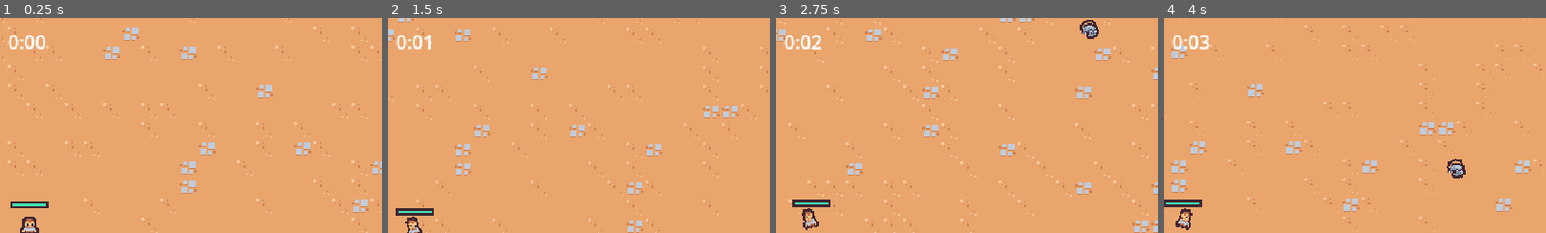
Above: before the commit, frames 1-4 (left to right).
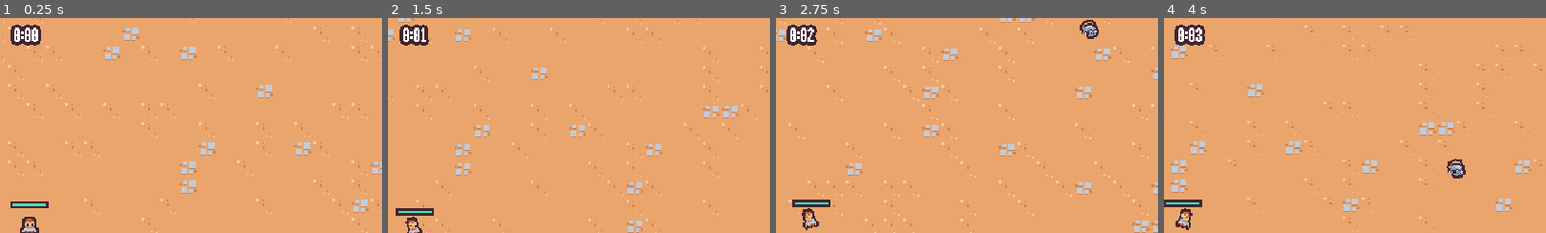
Above: after the commit, the same moments.

Repository: TinyTakinTeller/FirstGodotProject
Game: Godot game, scene res://scenes/main/main.tscn
Two runs of this game, one before a commit and one after it. Both use one fixed random seed, a clock stepped at 60 frames per second and the inputs below.
Inputs (mouse positions are % of the whole screen's width and height, from its top left):
- Up to frame 1 (0.25 s): no input
- Up to frame 2 (1.5 s): move the mouse to (72, 45) at 0.52 s; press the mouse at (72, 45) at 0.53 s; hold Right (move_right) 0.53-1.28 s; move the mouse to (30, 55) at 1.27 s; release the mouse at (30, 55) at 1.28 s; hold Down (move_down) from 1.28 s (still down); click (30, 55) at 1.35 s
- Up to frame 3 (2.75 s): move the mouse to (60, 28) at 2.02 s; release Down (move_down) at 2.03 s; press the mouse at (60, 28) at 2.03 s; hold Right (move_right) from 2.03 s (still down)
- Up to frame 4 (4 s): move the mouse to (45, 70) at 2.77 s; release Right (move_right) at 2.78 s; release the mouse at (45, 70) at 2.78 s; hold Up (move_up) 2.78-3.53 s; click (45, 70) at 2.85 s; move the mouse to (80, 65) at 3.52 s; press the mouse at (80, 65) at 3.53 s; hold Left (move_left) from 3.53 s (still down)
The pictures show only the part of the screen within x 46-96%, y 0-50%; the shares and areas given below are measured in that part.

The runs differ from the first frame. In frame 1, 0.8% of the frame differs, in the area x 2-12%, y 3-15%; in frame 2, 0.8%; in frame 3, 0.9%; in frame 4, 0.9%.

Commit message:
chapter 3.14 | custom font

Diff:
--- /dev/null
+++ b/assets/theme/theme.tres
@@ -0,0 +1,7 @@
+[gd_resource type="Theme" load_steps=2 format=3 uid="uid://dtryttgu7kj8c"]
+
+[ext_resource type="FontFile" uid="uid://dpisxmwvuk3cl" path="res://assets/theme/font/Rockboxcond12.ttf" id="1_ti4kr"]
+
+[resource]
+default_font = ExtResource("1_ti4kr")
+default_font_size = 16
--- a/project.godot
+++ b/project.godot
@@ -31,6 +31,10 @@
 
 version_control/plugin_name="GitPlugin"
 version_control/autoload_on_startup=true
+
+[gui]
+
+theme/custom="res://assets/theme/theme.tres"
 
 [input]
 
--- a/scenes/enviroment/experience_vial/experience_vial.gd
+++ b/scenes/enviroment/experience_vial/experience_vial.gd
@@ -31,7 +31,7 @@
 	self.collision_shape_2d.disabled = true
 
 
-func _on_area_entered(other_area: Area2D) -> void:
+func _on_area_entered(_other_area: Area2D) -> void:
 	Callable(self._disable_collision).call_deferred()
 
 	var tween = self.create_tween()
--- a/scenes/ui/arena_time_ui/arena_time_ui.tscn
+++ b/scenes/ui/arena_time_ui/arena_time_ui.tscn
@@ -18,5 +18,8 @@
 layout_mode = 2
 size_flags_horizontal = 4
 size_flags_vertical = 0
+theme_override_colors/font_outline_color = Color(0.247059, 0.14902, 0.192157, 1)
+theme_override_constants/outline_size = 10
+theme_override_constants/shadow_outline_size = 0
 text = "Time
 "
--- a/scenes/ui/upgrade_screen_ui/ability_upgrade_card/ability_upgrade_card.gd
+++ b/scenes/ui/upgrade_screen_ui/ability_upgrade_card/ability_upgrade_card.gd
@@ -3,8 +3,8 @@
 
 signal selected
 
-@onready var name_label: Label = $VBoxContainer/NameLabel
-@onready var description_label: Label = $VBoxContainer/DescriptionLabel
+@onready var name_label: Label = %NameLabel
+@onready var description_label: Label = %DescriptionLabel
 
 
 # Called when the node enters the scene tree for the first time.
--- a/scenes/ui/upgrade_screen_ui/ability_upgrade_card/ability_upgrade_card.tscn
+++ b/scenes/ui/upgrade_screen_ui/ability_upgrade_card/ability_upgrade_card.tscn
@@ -9,12 +9,32 @@
 [node name="VBoxContainer" type="VBoxContainer" parent="."]
 layout_mode = 2
 
-[node name="NameLabel" type="Label" parent="VBoxContainer"]
+[node name="NameLabelMarginContainer" type="MarginContainer" parent="VBoxContainer"]
 layout_mode = 2
+theme_override_constants/margin_left = 6
+theme_override_constants/margin_top = 6
+theme_override_constants/margin_right = 6
+theme_override_constants/margin_bottom = 6
+
+[node name="NameLabel" type="Label" parent="VBoxContainer/NameLabelMarginContainer"]
+unique_name_in_owner = true
+layout_mode = 2
+theme_override_colors/font_outline_color = Color(0.247059, 0.14902, 0.192157, 1)
+theme_override_constants/outline_size = 10
 text = "Name"
 
-[node name="DescriptionLabel" type="Label" parent="VBoxContainer"]
+[node name="DescriptionLabelMarginContainer" type="MarginContainer" parent="VBoxContainer"]
+layout_mode = 2
+theme_override_constants/margin_left = 6
+theme_override_constants/margin_top = 6
+theme_override_constants/margin_right = 6
+theme_override_constants/margin_bottom = 6
+
+[node name="DescriptionLabel" type="Label" parent="VBoxContainer/DescriptionLabelMarginContainer"]
+unique_name_in_owner = true
 custom_minimum_size = Vector2(1, 1)
 layout_mode = 2
+theme_override_colors/font_outline_color = Color(0.247059, 0.14902, 0.192157, 1)
+theme_override_constants/outline_size = 10
 text = "The ability card upgrade description."
 autowrap_mode = 2
--- a/scenes/ui/upgrade_screen_ui/upgrade_screen_ui.tscn
+++ b/scenes/ui/upgrade_screen_ui/upgrade_screen_ui.tscn
@@ -14,6 +14,10 @@
 anchor_bottom = 1.0
 grow_horizontal = 2
 grow_vertical = 2
+theme_override_constants/margin_left = 0
+theme_override_constants/margin_top = 0
+theme_override_constants/margin_right = 0
+theme_override_constants/margin_bottom = 0
 
 [node name="CardContainer" type="HBoxContainer" parent="MarginContainer"]
 layout_mode = 2
--- a/scenes/ui/victory_screen_ui/end_screen_ui.tscn
+++ b/scenes/ui/victory_screen_ui/end_screen_ui.tscn
@@ -33,6 +33,8 @@
 unique_name_in_owner = true
 layout_mode = 2
 size_flags_horizontal = 4
+theme_override_colors/font_outline_color = Color(0.247059, 0.14902, 0.192157, 1)
+theme_override_constants/outline_size = 10
 theme_override_font_sizes/font_size = 24
 text = "Title"
 horizontal_alignment = 1
@@ -41,6 +43,8 @@
 unique_name_in_owner = true
 layout_mode = 2
 size_flags_horizontal = 4
+theme_override_colors/font_outline_color = Color(0.247059, 0.14902, 0.192157, 1)
+theme_override_constants/outline_size = 10
 theme_override_font_sizes/font_size = 24
 text = "Description"
 horizontal_alignment = 1
@@ -48,9 +52,13 @@
 [node name="RestartButton" type="Button" parent="MarginContainer/PanelContainer/MarginContainer/VBoxContainer"]
 unique_name_in_owner = true
 layout_mode = 2
+theme_override_colors/font_outline_color = Color(0.247059, 0.14902, 0.192157, 1)
+theme_override_constants/outline_size = 10
 text = "Restart"
 
 [node name="QuitButton" type="Button" parent="MarginContainer/PanelContainer/MarginContainer/VBoxContainer"]
 unique_name_in_owner = true
 layout_mode = 2
+theme_override_colors/font_outline_color = Color(0.247059, 0.14902, 0.192157, 1)
+theme_override_constants/outline_size = 10
 text = "Quit"
Binary file added: assets/theme/font/Rockboxcond12.ttf
Not shown, added: assets/theme/font/Rockboxcond12.ttf.import
Not shown, changed: readme.md
